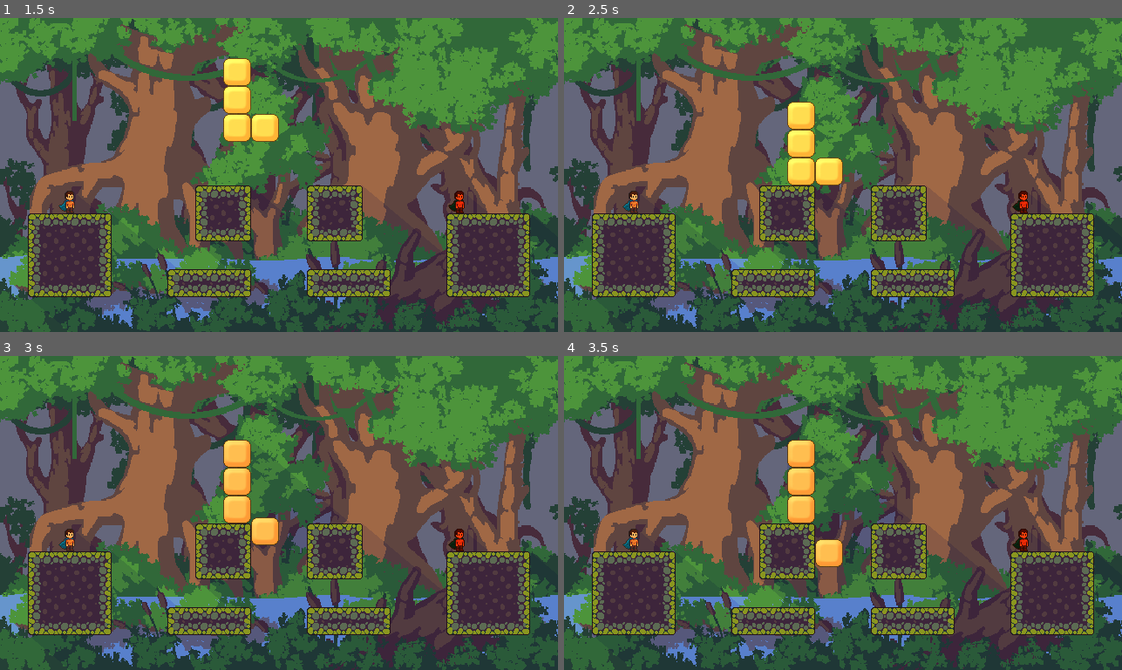
Above: before the commit, frames 1-4 (two rows, left to right).
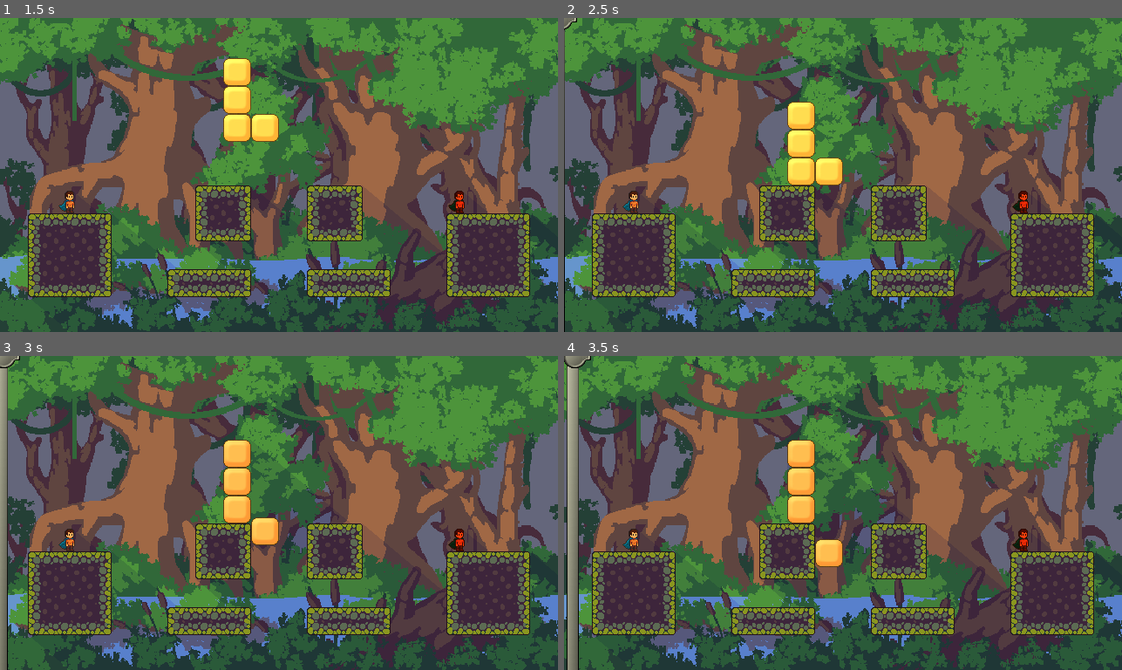
Above: after the commit, the same moments.

Repository: Elagoht/TetraBros
Game: Godot game, scene res://levels/main_menu/MainMenu.tscn
Same seed, same stepped clock (60 frames per second), same inputs: the game is played once before the commit and once after it.
Inputs:
- Up to frame 1 (1.5 s): click "I Have a Friend" at 0.5 s
- Up to frame 2 (2.5 s): no input
- Up to frame 3 (3 s): no input
- Up to frame 4 (3.5 s): no input

Frame 1 is identical in both runs. In frame 2, 0.2% of the frame differs, in the area x 0-3%, y 0-100%; in frame 3, 1.4%; in frame 4, 2.2%, in the area x 0-5%, y 0-100%.
Error after the commit: Invalid access to property or key 'sprites' on a base object of type 'Area2D (laser_turret.gd)'. (res://entities/player/scripts/die.gd:11)

Commit message:
feat: turret calibrating

Diff:
--- /dev/null
+++ b/entities/laser/machine/laser_turret.gd
@@ -0,0 +1,11 @@
+extends Node2D
+
+@export var wanted_row: int = 2
+@onready var state_machine: StateMachine = $StateMachine
+
+func _ready() -> void:
+	await get_tree().process_frame
+	if state_machine:
+		state_machine.transition_to("initialize")
+	else:
+		push_error("State machine not found!")
--- /dev/null
+++ b/entities/laser/machine/laser_turret.tscn
@@ -0,0 +1,43 @@
+[gd_scene load_steps=9 format=3 uid="uid://cic6crxgmxrso"]
+
+[ext_resource type="Texture2D" uid="uid://d2xlopt12eks7" path="res://entities/laser/machine/sprites/turretline.png" id="1_23lwg"]
+[ext_resource type="Script" uid="uid://png63eqb5dl3" path="res://entities/laser/machine/laser_turret.gd" id="1_wcgv8"]
+[ext_resource type="Texture2D" uid="uid://bw0x826t6efvv" path="res://entities/laser/machine/sprites/turret.png" id="2_8i5oh"]
+[ext_resource type="Script" uid="uid://cr1aln01r6hge" path="res://entities/player/state_machine.gd" id="3_2utl2"]
+[ext_resource type="Script" uid="uid://ouy84ooehlo7" path="res://entities/laser/machine/scripts/states/initialize.gd" id="4_2hc4y"]
+[ext_resource type="Script" uid="uid://c2swncx8obg2v" path="res://entities/laser/machine/scripts/states/callibrate.gd" id="5_fpthx"]
+[ext_resource type="Script" uid="uid://b7qwkah83uvso" path="res://entities/laser/machine/scripts/states/idle.gd" id="7_tal0h"]
+
+[sub_resource type="RectangleShape2D" id="RectangleShape2D_wcgv8"]
+size = Vector2(14, 360)
+
+[node name="LaserTurret" type="Area2D"]
+script = ExtResource("1_wcgv8")
+
+[node name="Collision" type="CollisionShape2D" parent="."]
+position = Vector2(-21, 180)
+shape = SubResource("RectangleShape2D_wcgv8")
+
+[node name="Bar" type="Sprite2D" parent="."]
+position = Vector2(-16, 180)
+texture = ExtResource("1_23lwg")
+
+[node name="TurretHead" type="Sprite2D" parent="."]
+position = Vector2(-16, 16)
+texture = ExtResource("2_8i5oh")
+
+[node name="StateMachine" type="Node" parent="."]
+script = ExtResource("3_2utl2")
+metadata/_custom_type_script = "uid://cr1aln01r6hge"
+
+[node name="Initialize" type="Node" parent="StateMachine"]
+script = ExtResource("4_2hc4y")
+metadata/_custom_type_script = "uid://b0arsyelrqu61"
+
+[node name="Callibrate" type="Node" parent="StateMachine"]
+script = ExtResource("5_fpthx")
+metadata/_custom_type_script = "uid://b0arsyelrqu61"
+
+[node name="Idle" type="Node" parent="StateMachine"]
+script = ExtResource("7_tal0h")
+metadata/_custom_type_script = "uid://b0arsyelrqu61"
--- /dev/null
+++ b/entities/laser/machine/scripts/states/callibrate.gd
@@ -0,0 +1,17 @@
+extends State
+
+@onready var turret_head: Sprite2D = $"../../TurretHead"
+
+var wanted_row: int
+var target_y: float
+
+func enter() -> void:
+	wanted_row = owner.wanted_row
+	target_y = wanted_row * 32
+
+func _process(delta: float) -> void:
+	var current_y = turret_head.position.y
+	turret_head.position.y = move_toward(current_y, target_y, 300.0 * delta)
+
+	if abs(current_y - target_y) < 1.0:
+		owner.state_machine.transition_to("Idle")
--- /dev/null
+++ b/entities/laser/machine/scripts/states/idle.gd
@@ -0,0 +1 @@
+extends State
--- /dev/null
+++ b/entities/laser/machine/scripts/states/initialize.gd
@@ -0,0 +1,11 @@
+extends State
+
+func enter() -> void:
+	owner.global_position = Vector2(-16, 0)
+
+	var tween = create_tween()
+	tween.tween_property(owner, "global_position", Vector2(32, 0), 3.0)
+	tween.connect("finished", Callable(self, "_on_tween_finished"))
+
+func _on_tween_finished() -> void:
+	state_machine.transition_to("callibrate")
--- a/entities/player/scripts/states/cast_spell.gd
+++ b/entities/player/scripts/states/cast_spell.gd
@@ -12,7 +12,6 @@
 	owner.spellTimer.start(0.5)
 	owner.spellPrepareSound.stream = sound_resource
 	owner.spellPrepareSound.play()
-	owner.spellCaster.cast_spell
 
 func physics_update(_delta: float) -> void:
 	owner.move_and_slide()
--- a/levels/ArenaOne.tscn
+++ b/levels/ArenaOne.tscn
@@ -1,9 +1,10 @@
-[gd_scene load_steps=5 format=4 uid="uid://ckqx7wils74w3"]
+[gd_scene load_steps=6 format=4 uid="uid://ckqx7wils74w3"]
 
 [ext_resource type="PackedScene" uid="uid://pc6yh8yh6t1t" path="res://environment/tilemaps/static.tscn" id="1_ftj8y"]
 [ext_resource type="PackedScene" uid="uid://bvgmojghht3fg" path="res://entities/player/Player.tscn" id="1_rj4p4"]
 [ext_resource type="PackedScene" uid="uid://cv5eqjnj6v6i7" path="res://environment/tilemaps/tetris.tscn" id="3_b7opo"]
 [ext_resource type="Texture2D" uid="uid://d1t00tktunkj5" path="res://environment/tilemaps/Background.png" id="3_ftj8y"]
+[ext_resource type="PackedScene" uid="uid://cic6crxgmxrso" path="res://entities/laser/machine/laser_turret.tscn" id="5_auxpv"]
 
 [node name="ArenaOne" type="Node2D"]
 
@@ -12,12 +13,15 @@
 scale = Vector2(1.11111, 1.11111)
 texture = ExtResource("3_ftj8y")
 
-[node name="DirectionalLight2D" type="DirectionalLight2D" parent="Background"]
-position = Vector2(-292.5, -154.8)
+[node name="DirectionalLight2D" type="DirectionalLight2D" parent="."]
+position = Vector2(-4.99966, 8.00017)
 rotation = -0.872665
-scale = Vector2(0.9, 0.9)
+scale = Vector2(0.999999, 0.999999)
 color = Color(0.968627, 0.960784, 0, 0.168627)
 shadow_enabled = true
+
+[node name="LaserTurret" parent="." instance=ExtResource("5_auxpv")]
+position = Vector2(36, 0)
 
 [node name="TileMapLayer" parent="." instance=ExtResource("1_ftj8y")]
 position = Vector2(224, 224)
Not shown, added: entities/laser/machine/laser_turret.gd.uid
Not shown, added: entities/laser/machine/scripts/states/callibrate.gd.uid
Not shown, added: entities/laser/machine/scripts/states/idle.gd.uid
Not shown, added: entities/laser/machine/scripts/states/initialize.gd.uid
Binary file added: entities/laser/machine/sprites/turret.png
Not shown, added: entities/laser/machine/sprites/turret.png.import
Binary file added: entities/laser/machine/sprites/turretline.png
Not shown, added: entities/laser/machine/sprites/turretline.png.import
